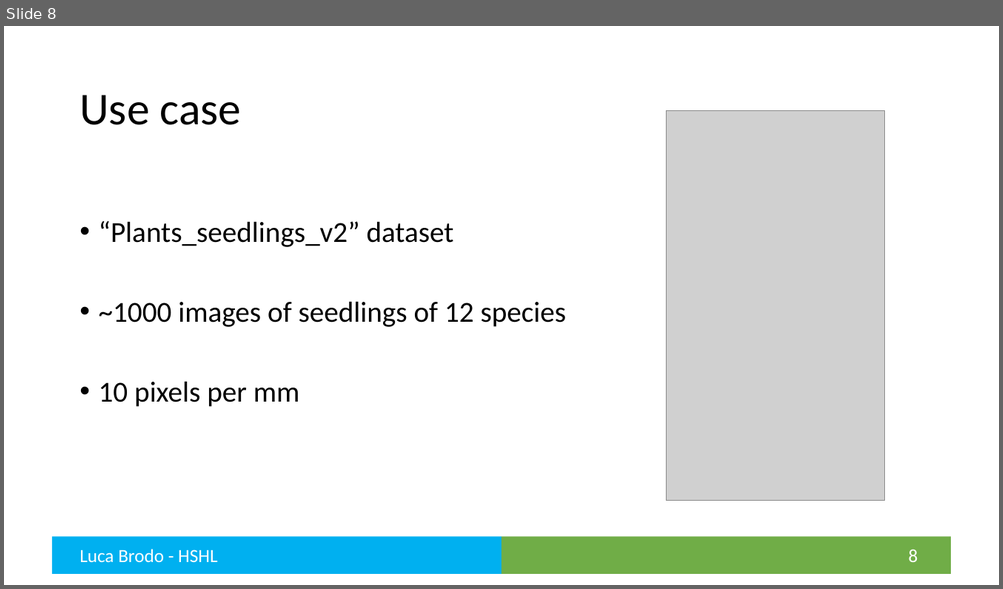
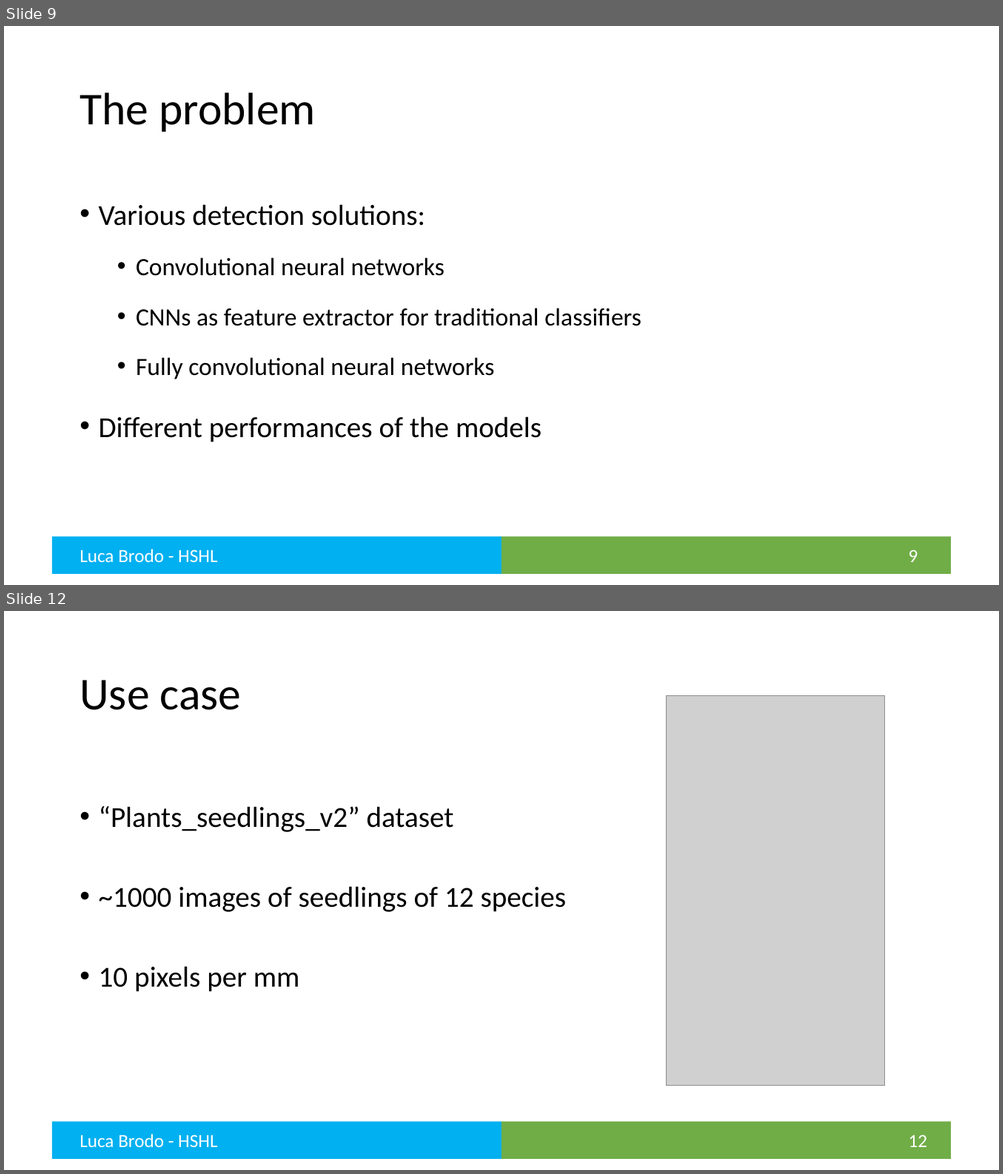
Before and after one commit to brodoluca/FinalThesisHSHL, a slide deck: Presentation/Final Presentation.pptx. Shown one above the other, each under a label of ours: slide 8 before the commit, slides 9 and 12 after it; the slides between them are not shown. The pictures are 1003x589 and 1003x1174 pixels, drawn with LibreOffice and Linux fonts; fonts in the diff are those of the drawing; grey boxes stand for pictures. Boxes give left, top, right and bottom in pixels: in the first picture for what was removed or moved away, otherwise in the second. Text is boxed around its words. In the diff, an @@ line names an element or a change of style, - is before the commit and + after.

```diff
--- a/Presentation/Final Presentation.pptx
+++ b/Presentation/Final Presentation.pptx
@@ slide 9 added at (x1=4, y1=26, x2=999, y2=585), background #FFFFFF; not listed: 2 template elements that a slide beside it also shows @@
@@ title added at (x1=79, y1=93, x2=316, y2=132), 44 pt, text #000000 @@
+The problem
@@ text added at (x1=99, y1=204, x2=641, y2=443), 24 pt, text #000000 @@
+• Various detection solutions:
+  • Convolutional neural networks
+  • CNNs as feature extractor for traditional classifiers
+  • Fully convolutional neural networks
+• Different performances of the models
@@ text added at (x1=79, y1=549, x2=218, y2=562), 18 pt, text #FFFFFF @@
+Luca Brodo - HSHL
@@ page number added at (x1=908, y1=550, x2=918, y2=562), 18 pt, text #FFFFFF @@
+9
@@ what was slide 8 is now slide 12 @@
@@ page number at (x1=908, y1=1135, x2=928, y2=1147): text changed @@
-8
+12
```
Also in this commit, not shown: 9 slides changed, 4 other slides added, 3 slides removed, 14 other files.
